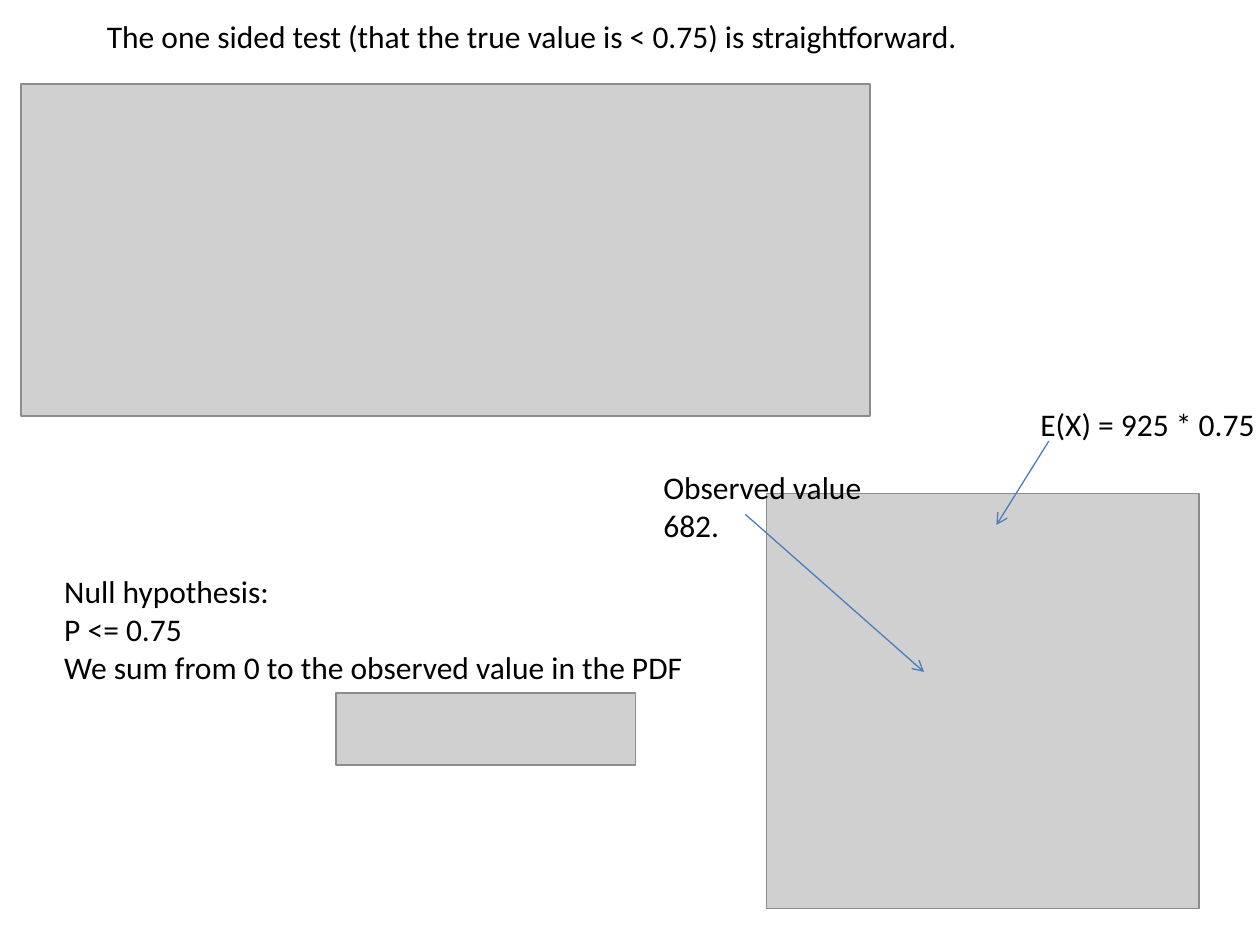
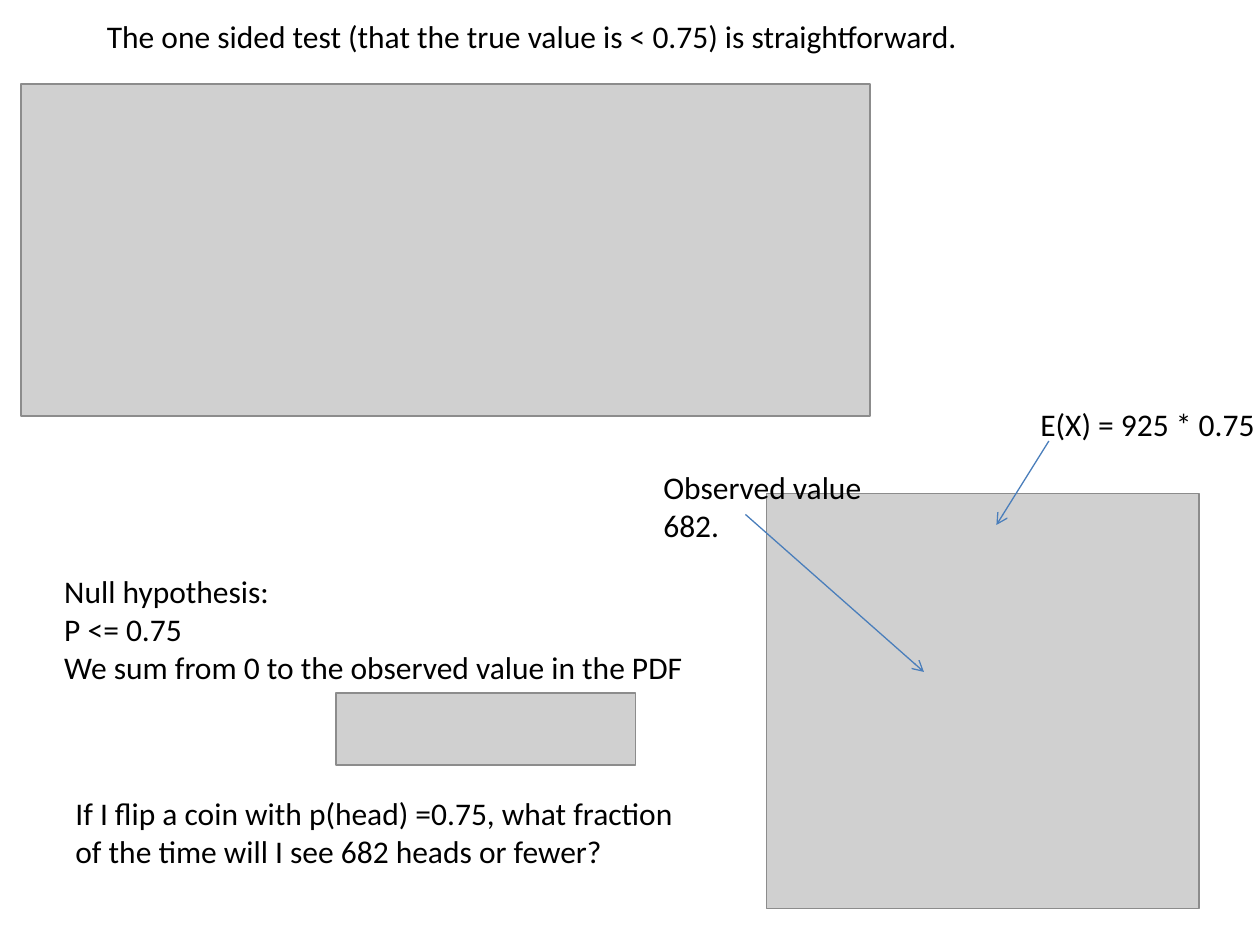
Before and after one commit to afodor/afodor.github.io, a slide deck: slide 37 of classes/stats2017/Lecture03.pptx. Drawn at 1260x945 pixels with LibreOffice and Linux fonts; fonts in the diff are those of the drawing; grey boxes stand for pictures. Boxes give left, top, right and bottom in pixels: in the first picture for what was removed or moved away, otherwise in the second. Text is boxed around its words. In the diff, an @@ line names an element or a change of style, - is before the commit and + after.

```diff
--- a/classes/stats2017/Lecture03.pptx
+++ b/classes/stats2017/Lecture03.pptx
@@ text added at <box>75,802,672,864</box>, 18 pt, text #000000 @@
+If I flip a coin with p(head) =0.75, what fraction
+of the time will I see 682 heads or fewer?
```
Also in this commit, not shown: 1 other slide changed.
